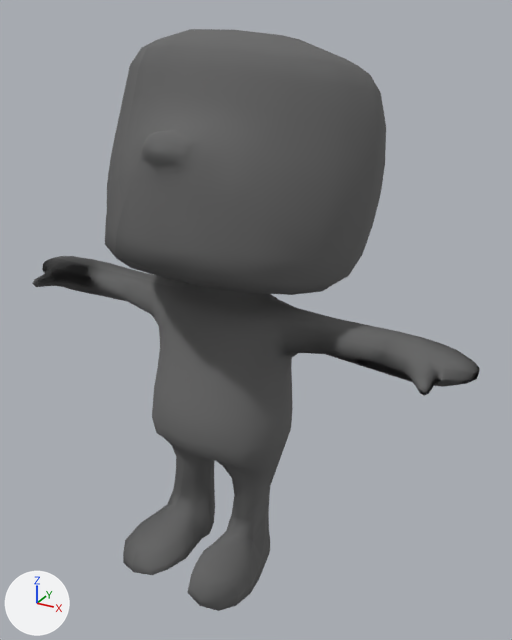
One commit to the COLLADA model speakAut/art.scnassets/sing.dae: the scene before it, then after it.
Rendered twice from a 50 mm lens placed at (1.054, -1.694, 1.703), pointed at (0.079, 0.079, 0.817). The lights are fixed; the arrows at lower left show +X, +Y and +Z. Where no turn or scale is listed for an object, it has been applied to the vertices.

Names of what the first picture shows: 'body', 'head'.
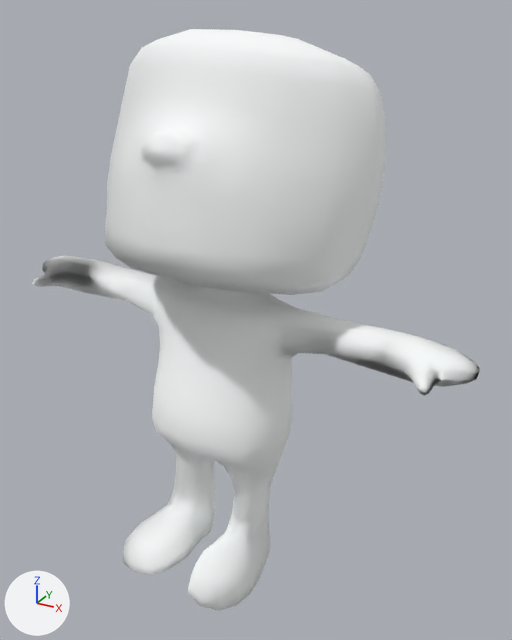
What differs and where, as boxes (x1, y1, x2, y2) in the pictures (512 x 640 px):
'head', recoloured (grey to white): (105, 29, 386, 295) in both
'body', recoloured (grey to white): (32, 256, 479, 611) in both

Patch to the scene script:
```diff
--- a/speakAut/art.scnassets/sing.dae.py
+++ b/speakAut/art.scnassets/sing.dae.py
@@ mat_bodytexture @@
 mat_bodytexture = principled_material('bodyTexture')
-mat_bodytexture.base_color = (0.133, 0.133, 0.133)  # dark grey #666666
+mat_bodytexture.base_color = (0.952, 0.974, 0.974)  # white #fafcfc
 mat_bodytexture.roughness = 0.9
@@ mat_headmaterial @@
 mat_headmaterial = principled_material('headMaterial')
-mat_headmaterial.base_color = (0.133, 0.133, 0.133)  # dark grey #666666
+mat_headmaterial.base_color = (0.952, 0.974, 0.974)  # white #fafcfc
 mat_headmaterial.roughness = 0.9
```
